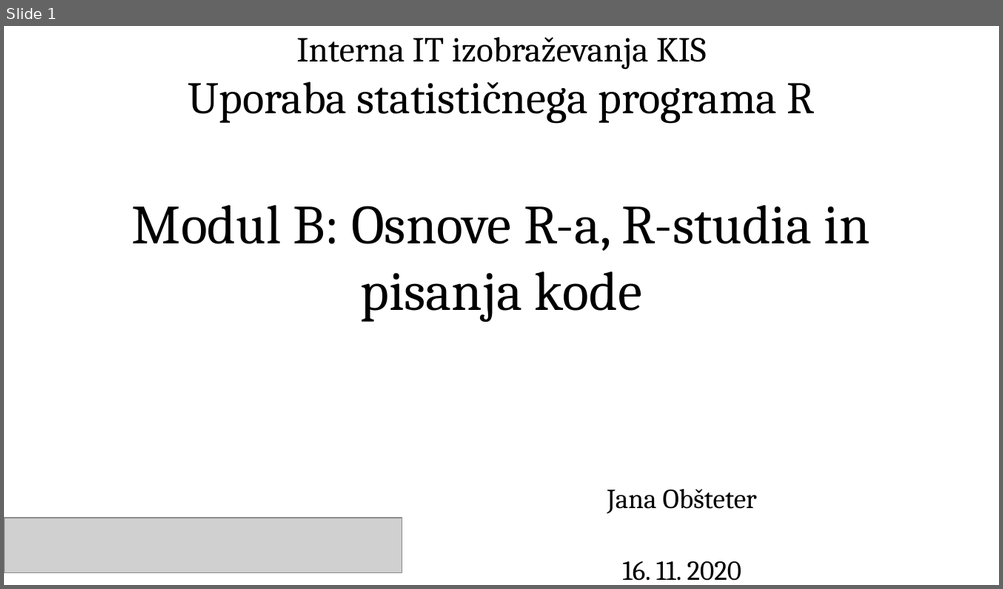
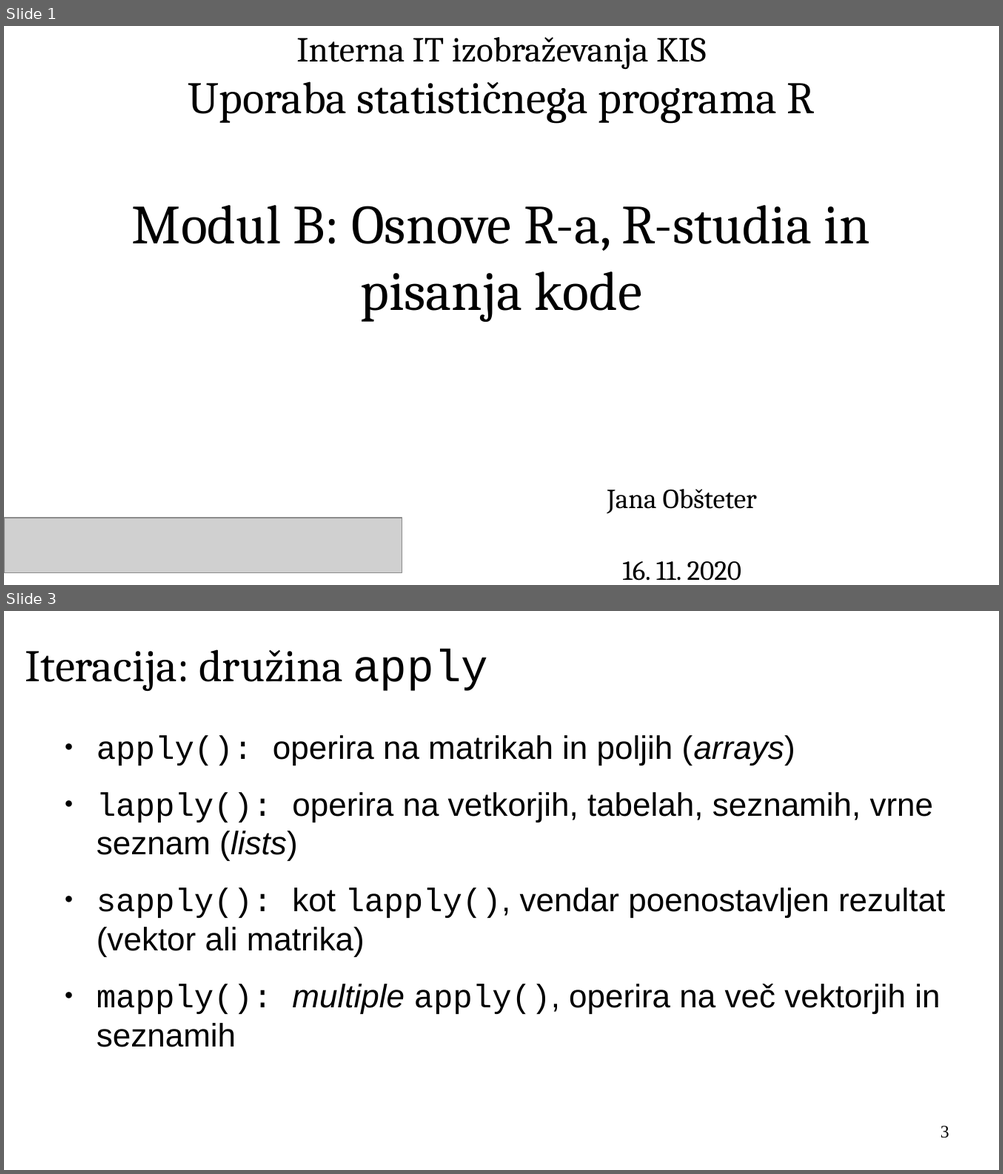
Before and after one commit to janaobsteter/R_tecaj, a slide deck: ModulB/ITTecaj_R_ModulB.odp. Shown one above the other, each under a label of ours: slide 1 before the commit, slides 1 and 3 after it; the slides between them are not shown. The pictures are 1003x589 and 1003x1174 pixels, drawn with LibreOffice and Linux fonts; fonts in the diff are those of the drawing; grey boxes stand for pictures. Boxes give left, top, right and bottom in pixels: in the first picture for what was removed or moved away, otherwise in the second. Text is boxed around its words. In the diff, an @@ line names an element or a change of style, - is before the commit and + after.

```diff
--- a/ModulB/ITTecaj_R_ModulB.odp
+++ b/ModulB/ITTecaj_R_ModulB.odp
@@ slide 3 added at <box>4,611,999,1170</box>, background #FFFFFF @@
@@ title added at <box>25,649,488,691</box>, 36 pt, text #000000 @@
+Iteracija: družina apply
@@ text added at <box>96,735,945,1048</box>, 26 pt, text #000000 @@
+● apply(): operira na matrikah in poljih (arrays)
+● lapply(): operira na vetkorjih, tabelah, seznamih, vrne seznam (lists)
+● sapply(): kot lapply(), vendar poenostavljen rezultat (vektor ali matrika)
+● mapply(): multiple apply(), operira na več vektorjih in seznamih
@@ page number added at <box>940,1126,949,1139</box>, 14 pt, text #000000 @@
+3
```
Also in this commit, not shown: 27 slides changed, 22 other slides added, 1 slide removed, 2 other files.
